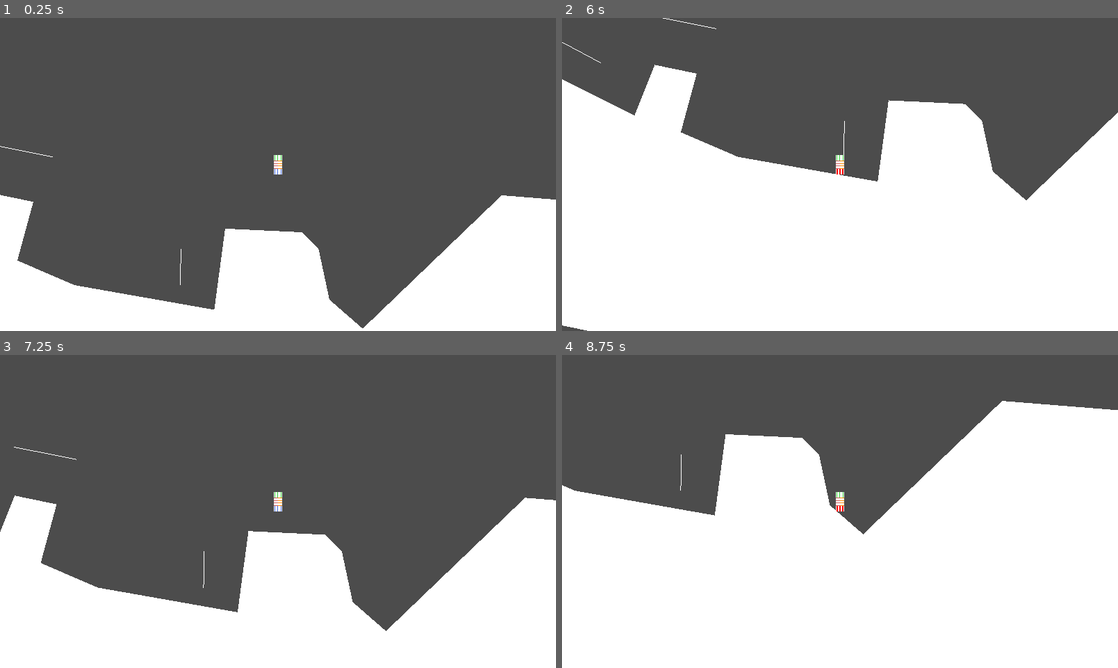
Above: before the commit, frames 1-4 (two rows, left to right).
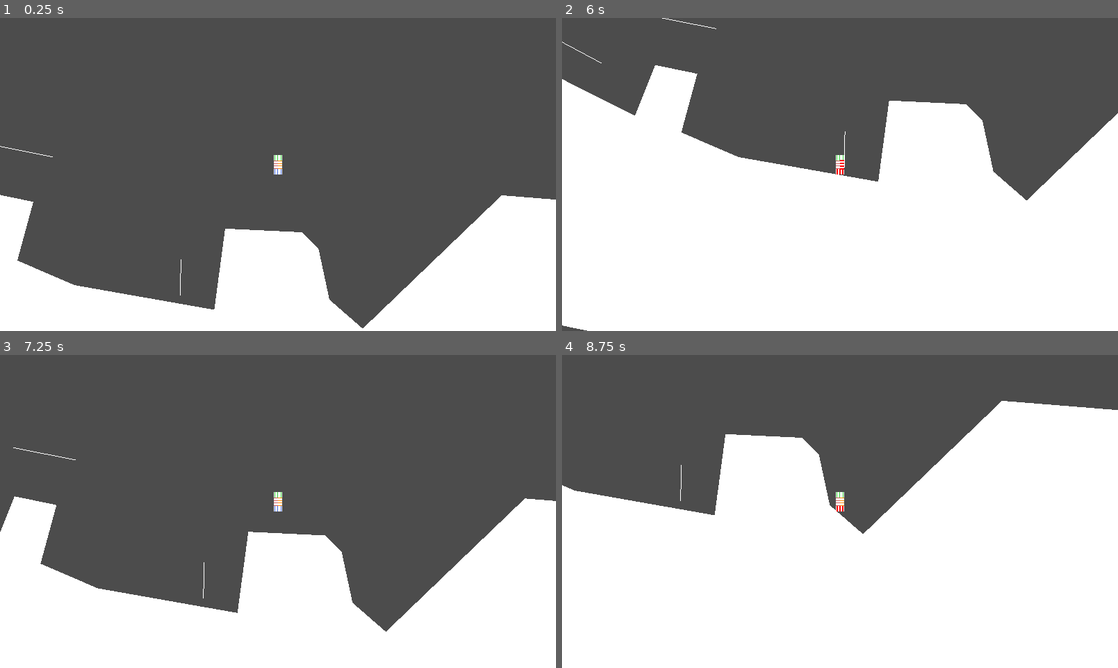
Above: after the commit, the same moments.

Repository: aloelucidity/127CharacterRewrite
Game: Godot game, scene res://Node2D.tscn
Same seed, same stepped clock (60 frames per second), same inputs: the game is played once before the commit and once after it.
Inputs:
- Up to frame 1 (0.25 s): no input
- Up to frame 2 (6 s): tap Enter (ui_accept) at 0.5, 0.77, 1.52, 3.02, 3.77, 4.52 s; hold Right (ui_right) 0.53-1.28 s; hold Left (ui_left) 1.28-2.03 s; hold Right (ui_right) 2.03-3.53 s; hold Left (ui_left) 3.53-5.78 s; hold Right (ui_right) from 5.78 s (still down)
- Up to frame 3 (7.25 s): keep holding Right (ui_right); tap Enter (ui_accept) at 6.02, 6.77 s
- Up to frame 4 (8.75 s): tap Enter (ui_accept) at 7.52 s; release Right (ui_right) at 8.03 s; hold Left (ui_left) from 8.03 s (still down)

The runs differ from the first frame. In frame 1, less than 0.1% of the frame differs, in the area x 32-33%, y 73-89%; in frame 2, 0.2%; in frame 3, 0.3%, in the area x 0-100%, y 29-89%; in frame 4, less than 0.1%.

Commit message:
fix transforms not applied

Diff:
--- a/Node2D.tscn
+++ b/Node2D.tscn
@@ -35,5 +35,5 @@
 shape = SubResource( 2 )
 
 [node name="CollisionShape2D3" type="CollisionShape2D" parent="StaticBody2D"]
-position = Vector2( -146, 243 )
+position = Vector2( -146, 257 )
 shape = SubResource( 3 )
--- a/character/components/collision.gd
+++ b/character/components/collision.gd
@@ -216,6 +216,9 @@
 	else:
 		push_error("what exactly did we collide with...?")
 
+	for i in range(polygon.size()):
+		polygon[i] = collision_shape.transform.xform(polygon[i])
+
 	# dont change length of the checks if you're moving with the terrain
 #		if found_transform == null:
 #			cast_to_transform = Transform2D(0,
